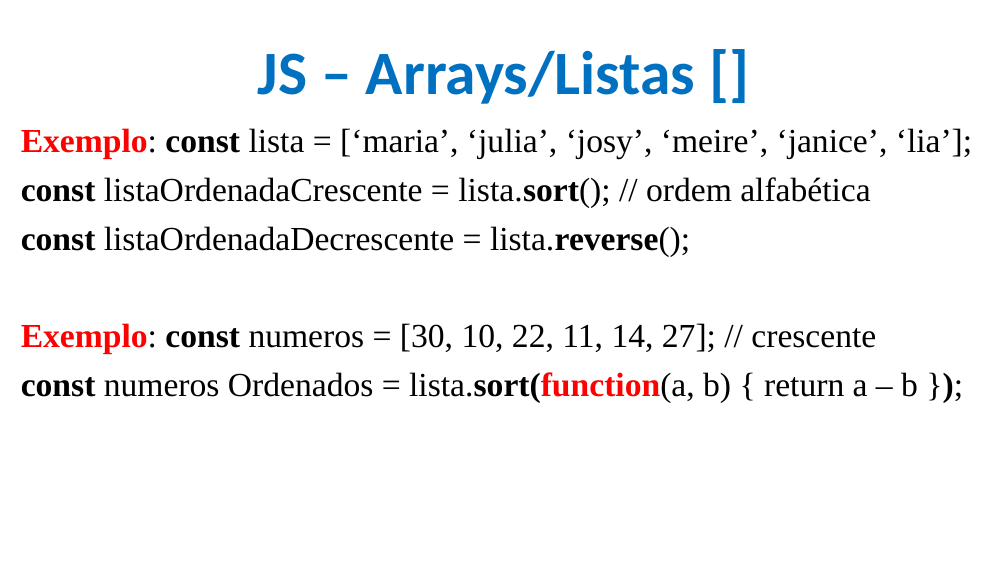
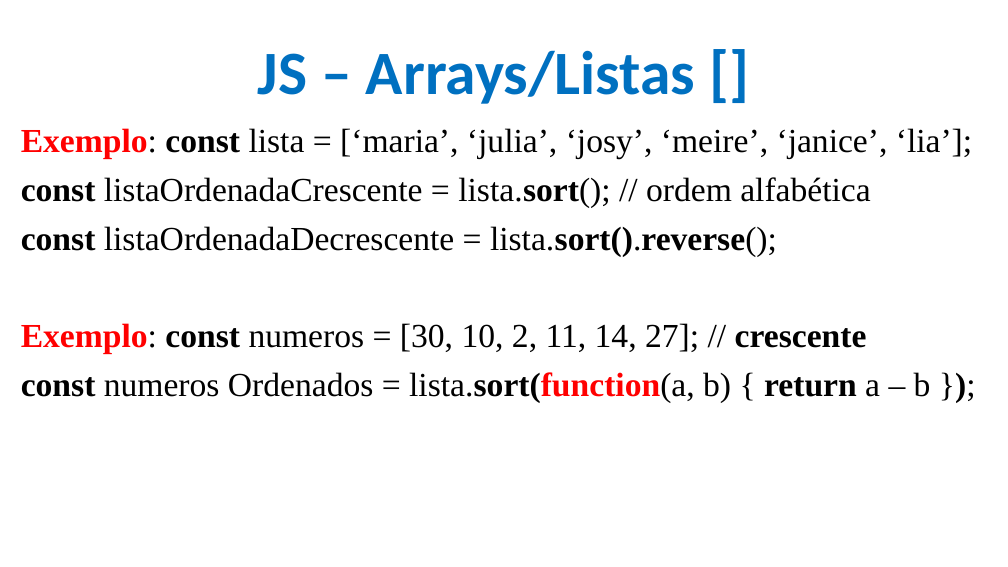
Before and after one commit to CloudEducationBrazil/WydenDesenvolvimentoWebPHP, a slide deck: slide 11 of 01 Classes/Aula 09 Desenvolvimento Web PHP - JS.pptx. Drawn at 1008x567 pixels with LibreOffice and Linux fonts; fonts in the diff are those of the drawing; background and template pictures are left out. Boxes give left, top, right and bottom in pixels: in the first picture for what was removed or moved away, otherwise in the second. Text is boxed around its words. In the diff, an @@ line names an element or a change of style, - is before the commit and + after.

```diff
--- a/01 Classes/Aula 09 Desenvolvimento Web PHP - JS.pptx
+++ b/01 Classes/Aula 09 Desenvolvimento Web PHP - JS.pptx
@@ text at [21,226,867,354]: text changed @@
-const listaOrdenadaDecrescente = lista.reverse();
-Exemplo: const numeros = [30, 10, 22, 11, 14, 27]; // crescente
+const listaOrdenadaDecrescente = lista.sort().reverse();
+Exemplo: const numeros = [30, 10, 2, 11, 14, 27]; // crescente
@@ text at [21,372,931,403]: bold on in "return" @@
```
Also in this commit, not shown: 18 other slides changed, 33 slides removed, 5 other files.
